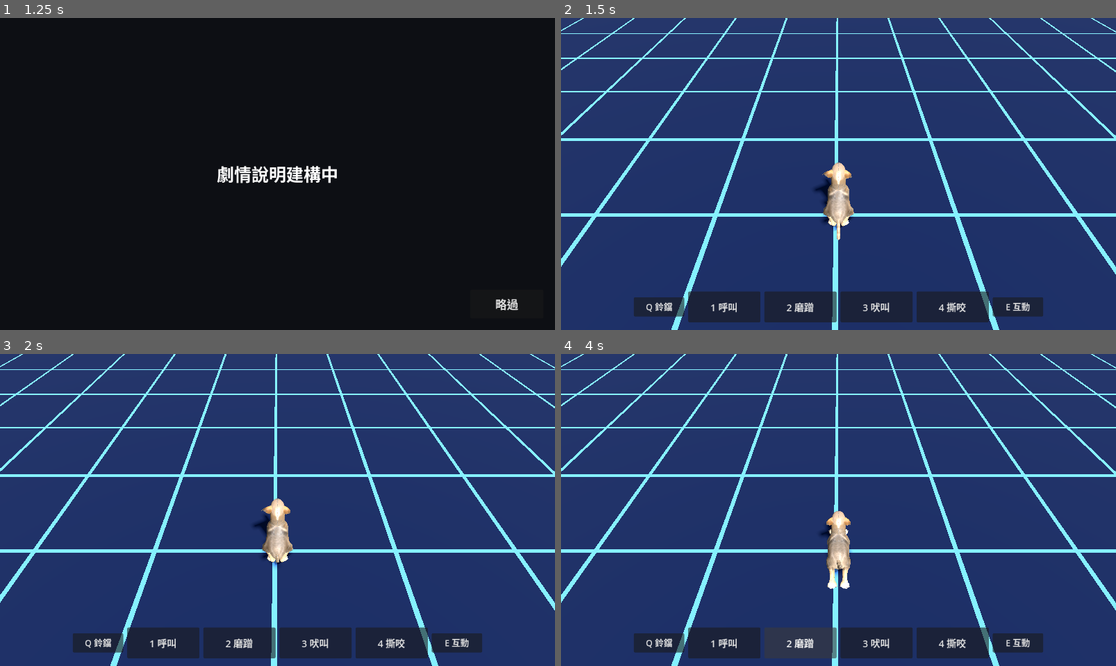
Above: before the commit, frames 1-4 (two rows, left to right).
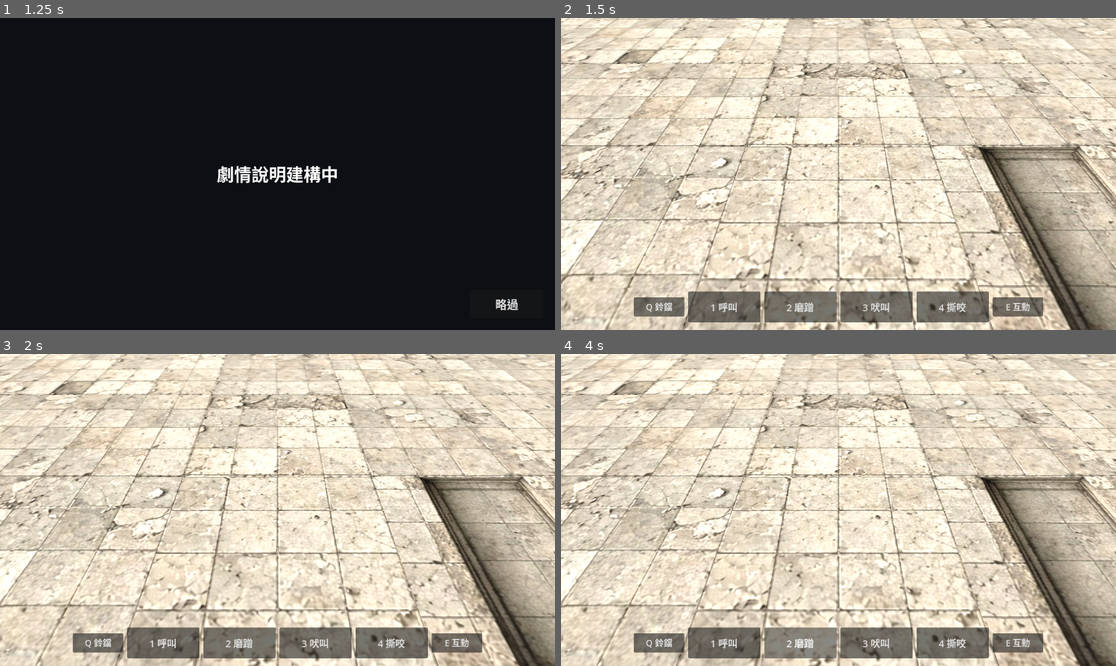
Above: after the commit, the same moments.

Repository: zakk628/Bell_demo_GrokBuild
Game: Godot game, scene res://Scene/Scene/title.tscn
Same seed, same stepped clock (60 frames per second), same inputs: the game is played once before the commit and once after it.
Inputs:
- Up to frame 1 (1.25 s): click "New" at 0.5 s
- Up to frame 2 (1.5 s): click "略過" at 1.25 s
- Up to frame 3 (2 s): no input
- Up to frame 4 (4 s): click "Q 鈴鐺" at 2 s; click "1 呼叫" at 2.75 s; click "2 磨蹭" at 3.5 s

Frame 1 is identical in both runs. In frame 2, 100% of the frame differs, in the area x 0-100%, y 0-100%; in frame 3, 100%; in frame 4, 100%.

Commit message:
Update assets

Diff:
--- a/GDScript/Character/test_unit.gd
+++ b/GDScript/Character/test_unit.gd
@@ -51,6 +51,10 @@
 	if friendliness >= 6:
 		return "親切"
 	return "平穩"
+
+
+func is_following() -> bool:
+	return mood_name() == "親切"
 
 
 func apply_friendship(amount: int) -> void:
--- /dev/null
+++ b/GDScript/Scene/cell_fog.gd
@@ -0,0 +1,166 @@
+extends Node3D
+## 格子迷霧。視野內無霧；走過的格子留下變暗、去飽和；沒走過全黑。看見不會寫入經過。
+
+enum State { CLEAR, EXPLORED, HIDDEN }
+
+const DOG_RADIUS := 9.0
+const FOLLOW_RADIUS := 5.0
+const BLACK_HEIGHT := 2.8
+const _Map := preload("res://GDScript/Scene/ruin_map.gd")
+
+var _map: _Map
+var _floors: Dictionary = {}
+var _explored: Dictionary = {}
+var _state: Dictionary = {}
+var _visual: Dictionary = {}
+var _black_mesh: BoxMesh
+var _dim_mesh: BoxMesh
+var _black_mat: StandardMaterial3D
+var _dim_mat: ShaderMaterial
+var _ready_done := false
+
+
+func _ready() -> void:
+	_map = get_parent() as _Map
+	_black_mesh = BoxMesh.new()
+	_black_mesh.size = Vector3(1, 1, 1)
+	_dim_mesh = BoxMesh.new()
+	_dim_mesh.size = Vector3(1, 1, 1)
+	_black_mat = StandardMaterial3D.new()
+	_black_mat.shading_mode = BaseMaterial3D.SHADING_MODE_UNSHADED
+	_black_mat.albedo_color = Color(0, 0, 0, 1)
+	_black_mat.cull_mode = BaseMaterial3D.CULL_DISABLED
+	_dim_mat = ShaderMaterial.new()
+	_dim_mat.shader = _dim_shader()
+	setup()
+
+
+func setup() -> void:
+	if _map == null or not _map.has_method("cell_center"):
+		return
+	for cell in _map.floor_cells:
+		_floors[cell] = true
+		if _visual.has(cell):
+			continue
+		var view := MeshInstance3D.new()
+		view.name = "Fog_%d_%d" % [cell.x, cell.y]
+		view.cast_shadow = GeometryInstance3D.SHADOW_CASTING_SETTING_OFF
+		view.gi_mode = GeometryInstance3D.GI_MODE_DISABLED
+		add_child(view)
+		_visual[cell] = view
+		_state[cell] = -1
+	_ready_done = true
+	_refresh()
+
+
+func state_of(cell: Vector2i) -> int:
+	return int(_state.get(cell, State.HIDDEN))
+
+
+func explored_keys() -> Array[Vector2i]:
+	var keys: Array[Vector2i] = []
+	for cell in _explored.keys():
+		keys.append(cell)
+	return keys
+
+
+func _physics_process(_delta: float) -> void:
+	if not _ready_done or Engine.time_scale == 0.0:
+		return
+	_refresh()
+
+
+func _refresh() -> void:
+	_mark_walked(_dog())
+	for unit in _followers():
+		_mark_walked(unit)
+	for cell in _floors.keys():
+		var next := State.HIDDEN
+		if _is_clear(cell):
+			next = State.CLEAR
+		elif _explored.has(cell):
+			next = State.EXPLORED
+		if int(_state.get(cell, -1)) == next:
+			continue
+		_state[cell] = next
+		_apply(cell, next)
+
+
+func _mark_walked(body: Node3D) -> void:
+	if body == null:
+		return
+	var cell: Vector2i = _map.world_to_cell(body.global_position)
+	if _floors.has(cell):
+		_explored[cell] = true
+
+
+func _is_clear(cell: Vector2i) -> bool:
+	var dog := _dog()
+	if dog != null and _within(cell, dog.global_position, DOG_RADIUS):
+		return true
+	for unit in _followers():
+		if _within(cell, unit.global_position, FOLLOW_RADIUS):
+			return true
+	return false
+
+
+func _within(cell: Vector2i, origin: Vector3, radius: float) -> bool:
+	var flat: Vector3 = _map.cell_center(cell) - origin
+	flat.y = 0.0
+	return flat.length() <= radius
+
+
+func _apply(cell: Vector2i, state: int) -> void:
+	var view := _visual[cell] as MeshInstance3D
+	var center: Vector3 = _map.cell_center(cell)
+	var foot := Vector2(_map.cell_size.x + 0.02, _map.cell_size.z + 0.02)
+	if state == State.CLEAR:
+		view.visible = false
+		return
+	view.visible = true
+	if state == State.EXPLORED:
+		view.mesh = _dim_mesh
+		view.material_override = _dim_mat
+		view.position = Vector3(center.x, 0.04, center.z)
+		view.scale = Vector3(foot.x, 0.04, foot.y)
+		return
+	view.mesh = _black_mesh
+	view.material_override = _black_mat
+	view.position = Vector3(center.x, 0.02 + BLACK_HEIGHT * 0.5, center.z)
+	view.scale = Vector3(foot.x, BLACK_HEIGHT, foot.y)
+
+
+func _dog() -> Node3D:
+	var scene := get_tree().current_scene
+	if scene == null:
+		scene = _map
+	if scene == null:
+		return null
+	return scene.find_child("dog_alex", true, false) as Node3D
+
+
+func _followers() -> Array[Node3D]:
+	var list: Array[Node3D] = []
+	var dog := _dog()
+	for node in get_tree().get_nodes_in_group("unit"):
+		if node == dog or not node is Node3D:
+			continue
+		if node.has_method("is_following") and bool(node.call("is_following")):
+			list.append(node)
+	return list
+
+
+func _dim_shader() -> Shader:
+	var shader := Shader.new()
+	shader.code = "shader_type spatial;
+render_mode unshaded, cull_disabled, depth_draw_never, shadows_disabled, ambient_light_disabled;
+uniform sampler2D screen_texture : hint_screen_texture, filter_linear;
+void fragment() {
+	vec3 screen = texture(screen_texture, SCREEN_UV).rgb;
+	float luma = dot(screen, vec3(0.299, 0.587, 0.114));
+	vec3 gray = vec3(luma);
+	ALBEDO = mix(gray, vec3(0.05, 0.045, 0.04), 0.35) * 0.42;
+	ALPHA = 1.0;
+}
+"
+	return shader
--- /dev/null
+++ b/GDScript/Scene/ruin_map.gd
@@ -0,0 +1,204 @@
+extends Node3D
+## 社區廢墟平面。35 個方塊進 GridMap，外框一圈牆，中央 16×16 可走。
+
+const FLOOR_SCENE := "res://Assets/Floor/export_floor_a.glb"
+const COLLISION_THICKNESS := 0.4
+const SEAM_OVERLAP := 0.02
+const INNER_MIN := -8
+const INNER_MAX := 7
+const CENTER_CELL := Vector2i(-1, -1)
+const FOLLOWER_CELL := Vector2i(3, -1)
+const WALL_BELOW := 0.4
+const WALL_TEXTURE := "res://Assets/Floor/export_floor_a_floor_A.jpg"
+
+var cell_size := Vector3(2, 2, 2)
+var floor_names: PackedStringArray = PackedStringArray()
+var floor_cells: Array[Vector2i] = []
+var frame_cells: Array[Vector2i] = []
+var used_type_count := 0
+var walk_surface_y := 0.0
+
+var _built := false
+var _floor_set: Dictionary = {}
+var grid: GridMap
+
+
+func _enter_tree() -> void:
+	if _built:
+		return
+	_built = true
+	grid = get_node("Floor") as GridMap
+	_build_library()
+	_paint_floors()
+	_build_frame()
+	_place_actors()
+
+
+func cell_center(cell: Vector2i) -> Vector3:
+	var local := grid.map_to_local(Vector3i(cell.x, 0, cell.y))
+	return grid.position + Vector3(local.x, walk_surface_y - grid.position.y, local.z)
+
+
+func world_to_cell(world_pos: Vector3) -> Vector2i:
+	var mapped := grid.local_to_map(world_pos - grid.position)
+	return Vector2i(mapped.x, mapped.z)
+
+
+func is_floor_cell(cell: Vector2i) -> bool:
+	return _floor_set.has(cell)
+
+
+func _build_library() -> void:
+	var packed := load(FLOOR_SCENE) as PackedScene
+	if packed == null:
+		push_error("找不到地板場景 %s" % FLOOR_SCENE)
+		return
+	var preview := packed.instantiate()
+	var pattern := RegEx.new()
+	pattern.compile("floor_A_(\\d+)")
+	var found: Array[Dictionary] = []
+	for node in preview.find_children("*", "MeshInstance3D", true, false):
+		var mesh_node := node as MeshInstance3D
+		if mesh_node.mesh == null:
+			continue
+		var match := pattern.search(mesh_node.name)
+		if match == null:
+			continue
+		var index := int(match.get_string(1))
+		var duplicated := false
+		for previous in found:
+			if int(previous.index) == index:
+				duplicated = true
+				break
+		if duplicated:
+			continue
+		found.append({
+			"index": index,
+			"mesh": mesh_node.mesh.duplicate(),
+			"name": "floor_A_%02d" % index,
+		})
+	preview.free()
+	found.sort_custom(func(a: Dictionary, b: Dictionary) -> bool: return int(a.index) < int(b.index))
+	if found.is_empty():
+		push_error("export_floor_a 裡沒有 floor_A 網格")
+		return
+
+	var first := found[0].mesh as Mesh
+	var bounds := first.get_aabb()
+	for entry in found:
+		var size := (entry.mesh as Mesh).get_aabb().size
+		if absf(size.x - bounds.size.x) > 0.02 or absf(size.z - bounds.size.z) > 0.02:
+			push_error("方塊 %s 的平面尺寸和其他不一致" % str(entry.name))
+	# 垂直格距用平面模數（約 2 m）。薄片本身只有約 0.2 m，碰撞另補到 0.4 m。
+	cell_size = Vector3(bounds.size.x, maxf(bounds.size.x, bounds.size.z), bounds.size.z)
+
+	var top_y := bounds.position.y + bounds.size.y
+	var shape := BoxShape3D.new()
+	shape.size = Vector3(bounds.size.x + SEAM_OVERLAP, COLLISION_THICKNESS, bounds.size.z + SEAM_OVERLAP)
+	var shape_origin := Vector3(bounds.get_center().x, top_y - COLLISION_THICKNESS * 0.5, bounds.get_center().z)
+	var shapes: Array = [shape, Transform3D(Basis.IDENTITY, shape_origin)]
+
+	var library := MeshLibrary.new()
+	floor_names = PackedStringArray()
+	for entry in found:
+		var id := int(entry.index) - 1
+		library.create_item(id)
+		library.set_item_name(id, str(entry.name))
+		library.set_item_mesh(id, entry.mesh)
+		library.set_item_shapes(id, shapes)
+		floor_names.append(str(entry.name))
+
+	grid.cell_size = cell_size
+	grid.cell_center_x = true
+	grid.cell_center_y = true
+	grid.cell_center_z = true
+	grid.mesh_library = library
+	var origin_local := grid.map_to_local(Vector3i.ZERO)
+	walk_surface_y = 0.0
+	grid.position = Vector3(0, -(origin_local.y + top_y), 0)
+
+
+func _paint_floors() -> void:
+	var used := {}
+	for x in range(INNER_MIN, INNER_MAX + 1):
+		for z in range(INNER_MIN, INNER_MAX + 1):
+			var cell := Vector2i(x, z)
+			var id := _item_for(cell)
+			grid.set_cell_item(Vector3i(x, 0, z), id)
+			floor_cells.append(cell)
+			_floor_set[cell] = true
+			used[id] = true
+	used_type_count = used.size()
+
+
+func _item_for(cell: Vector2i) -> int:
+	var u := cell.x - INNER_MIN
+	var v := cell.y - INNER_MIN
+	var count := maxi(floor_names.size(), 1)
+	return (2 * u + 3 * v) % count
+
+
+func _build_frame() -> void:
+	var outer_min := INNER_MIN - 1
+	var outer_max := INNER_MAX + 1
+	for x in range(outer_min, outer_max + 1):
+		for z in range(outer_min, outer_max + 1):
+			if x < INNER_MIN or x > INNER_MAX or z < INNER_MIN or z > INNER_MAX:
+				frame_cells.append(Vector2i(x, z))
+
+	var body := StaticBody3D.new()
+	body.name = "Frame"
+	var material := StandardMaterial3D.new()
+	material.albedo_color = Color(0.62, 0.6, 0.56)
+	material.roughness = 0.92
+	var texture := load(WALL_TEXTURE) as Texture2D
+	if texture != null:
+		material.albedo_texture = texture
+		material.uv1_scale = Vector3(0.35, 0.35, 1)
+	var box := BoxMesh.new()
+	box.size = Vector3.ONE
+	var multi := MultiMesh.new()
+	multi.transform_format = MultiMesh.TRANSFORM_3D
+	multi.mesh = box
+	multi.instance_count = frame_cells.size()
+	var visual := MultiMeshInstance3D.new()
+	visual.name = "Walls"
+	visual.material_override = material
+	visual.multimesh = multi
+	visual.cast_shadow = GeometryInstance3D.SHADOW_CASTING_SETTING_ON
+	body.add_child(visual)
+
+	var foot_x := cell_size.x + SEAM_OVERLAP
+	var foot_z := cell_size.z + SEAM_OVERLAP
+	for i in frame_cells.size():
+		var cell := frame_cells[i]
+		var center := cell_center(cell)
+		var rise := 1.35 + float(posmod(cell.x * 5 + cell.y * 3, 5)) * 0.14
+		var total := rise + WALL_BELOW
+		var mid_y := walk_surface_y - WALL_BELOW + total * 0.5
+		multi.set_instance_transform(i, Transform3D(
+			Basis.IDENTITY.scaled(Vector3(foot_x, total, foot_z)),
+			Vector3(center.x, mid_y, center.z)
+		))
+		var shape := BoxShape3D.new()
+		shape.size = Vector3(foot_x, total, foot_z)
+		var collision := CollisionShape3D.new()
+		collision.shape = shape
+		collision.position = Vector3(center.x, mid_y, center.z)
+		body.add_child(collision)
+	add_child(body)
+
+
+func _place_actors() -> void:
+	var dog := get_node_or_null("dog_alex") as Node3D
+	if dog != null:
+		var spawn := cell_center(CENTER_CELL)
+		dog.position = Vector3(spawn.x, walk_surface_y + 0.2, spawn.z)
+	var unit := get_node_or_null("test_unit") as Node3D
+	if unit != null:
+		var spot := cell_center(FOLLOWER_CELL)
+		unit.position = Vector3(spot.x, walk_surface_y + 0.05, spot.z)
+	var marker := get_node_or_null("ruin_01") as Node3D
+	if marker != null:
+		var mark_at := cell_center(Vector2i(0, 0))
+		marker.position = Vector3(mark_at.x, walk_surface_y + 0.5, mark_at.z)
--- a/GDScript/Scene/story.gd
+++ b/GDScript/Scene/story.gd
@@ -1,6 +1,6 @@
 extends Control
 
-const YARD_SCENE := "res://Scene/Scene/test_yard.tscn"
+const YARD_SCENE := "res://Scene/Scene/world.tscn"
 
 var _left := false
 
--- a/GDScript/UI/pause_menu.gd
+++ b/GDScript/UI/pause_menu.gd
@@ -1,6 +1,6 @@
 extends CanvasLayer
 
-const YARD_SCENE := "res://Scene/Scene/test_yard.tscn"
+const YARD_SCENE := "res://Scene/Scene/world.tscn"
 const TITLE_SCENE := "res://Scene/Scene/title.tscn"
 
 var _open := false
--- a/Scene/Character/dog_alex.tscn
+++ b/Scene/Character/dog_alex.tscn
@@ -4,21 +4,21 @@
 [ext_resource type="Script" uid="uid://dg03uhdj6hhmv" path="res://GDScript/Character/dog_alex.gd" id="2_alex"]
 [ext_resource type="Script" uid="uid://cyx3n35l7iavp" path="res://GDScript/Character/locomotion_anim.gd" id="3_loco"]
 [ext_resource type="Script" uid="uid://llg7r8iff6ui" path="res://GDScript/Character/action_controller.gd" id="4_act"]
-[ext_resource type="Script" path="res://GDScript/Character/scan_controller.gd" id="5_scan"]
+[ext_resource type="Script" uid="uid://chc84bld5gxop" path="res://GDScript/Character/scan_controller.gd" id="5_scan"]
 
-[sub_resource type="BoxShape3D" id="BoxShape3D_3klvo"]
-size = Vector3(2, 4, 5)
+[sub_resource type="CylinderShape3D" id="CylinderShape3D_br5ut"]
+height = 0.4
+radius = 0.3
 
 [node name="dog_alex" type="CharacterBody3D" unique_id=1683209032]
-transform = Transform3D(0.1, 0, 0, 0, 0.1, 0, 0, 0, 0.1, 0, 0, 0)
 script = ExtResource("2_alex")
 
 [node name="dog_alex_base" parent="." unique_id=834532284 instance=ExtResource("1_rf8u2")]
-transform = Transform3D(-1, 0, -8.742278e-08, 0, 1, 0, 8.742278e-08, 0, -1, 0, 0, 0)
+transform = Transform3D(-0.1, 0, -1.509958e-08, 0, 0.1, 0, 1.509958e-08, 0, -0.1, 0, 0, 0)
 
 [node name="CollisionShape3D" type="CollisionShape3D" parent="." unique_id=67684639]
-transform = Transform3D(1, 0, 0, 0, 1, 0, 0, 0, 1, 0, 2, 0)
-shape = SubResource("BoxShape3D_3klvo")
+transform = Transform3D(1, 0, 0, 0, 1, 0, 0, 0, 1, 0, 0.2, 0)
+shape = SubResource("CylinderShape3D_br5ut")
 
 [node name="CameraRig" type="Node3D" parent="." unique_id=2029923175]
 
--- /dev/null
+++ b/Scene/Character/standardman_panties.tscn
@@ -0,0 +1,16 @@
+[gd_scene format=3 uid="uid://dw57eix7okg1j"]
+
+[ext_resource type="PackedScene" uid="uid://dssn54q7o0ul2" path="res://Scene/Character/standardman_panties_base.tscn" id="1_1k1ps"]
+
+[sub_resource type="CylinderShape3D" id="CylinderShape3D_1k1ps"]
+height = 1.8
+radius = 0.35
+
+[node name="standardman_panties" type="CharacterBody3D" unique_id=1106661385]
+
+[node name="standardman_panties" parent="." unique_id=1412880778 instance=ExtResource("1_1k1ps")]
+transform = Transform3D(0.1, 0, 0, 0, 0.1, 0, 0, 0, 0.1, 0, 0, 0)
+
+[node name="CollisionShape3D" type="CollisionShape3D" parent="." unique_id=670754157]
+transform = Transform3D(1, 0, 0, 0, 1, 0, 0, 0, 1, 0, 0.9, 0)
+shape = SubResource("CylinderShape3D_1k1ps")
--- /dev/null
+++ b/Scene/Character/standardman_panties_base.tscn
@@ -0,0 +1,5 @@
+[gd_scene format=3 uid="uid://dssn54q7o0ul2"]
+
+[ext_resource type="PackedScene" uid="uid://dx28wgsg4uqrg" path="res://Assets/Human/standardman_panties.glb" id="1_nuhwh"]
+
+[node name="standardman_panties" unique_id=1412880778 instance=ExtResource("1_nuhwh")]
--- a/Scene/Scene/world.tscn
+++ b/Scene/Scene/world.tscn
@@ -1,3 +1,114 @@
-[gd_scene format=3 uid="uid://b0b6aq5jifghh"]
+[gd_scene format=3 uid="uid://c4ruinworld0a"]
 
-[node name="Node3D" type="Node3D" unique_id=247017161]
+[ext_resource type="Script" path="res://GDScript/Scene/ruin_map.gd" id="1_map"]
+[ext_resource type="Script" path="res://GDScript/Scene/cell_fog.gd" id="2_fog"]
+[ext_resource type="PackedScene" uid="uid://da2shie1q1wm3" path="res://Scene/Character/dog_alex.tscn" id="3_dog"]
+[ext_resource type="PackedScene" uid="uid://j78dup2jypem" path="res://Scene/Character/test_unit.tscn" id="4_unit"]
+[ext_resource type="PackedScene" uid="uid://ccheckpoint8" path="res://Scene/Scene/checkpoint.tscn" id="5_cp"]
+
+[sub_resource type="Environment" id="Environment_ruin"]
+background_mode = 1
+background_color = Color(0.56, 0.6, 0.64, 1)
+ambient_light_source = 2
+ambient_light_color = Color(0.72, 0.72, 0.7, 1)
+ambient_light_energy = 0.85
+
+[node name="World" type="Node3D"]
+script = ExtResource("1_map")
+
+[node name="WorldEnvironment" type="WorldEnvironment" parent="."]
+environment = SubResource("Environment_ruin")
+
+[node name="Sun" type="DirectionalLight3D" parent="."]
+transform = Transform3D(0.8660254, -0.40957603, 0.28678823, 0, 0.57357645, 0.81915206, -0.5, -0.7094065, 0.49673176, 0, 0, 0)
+light_energy = 1.15
+shadow_enabled = true
+
+[node name="Floor" type="GridMap" parent="." groups=["ground"]]
+cell_size = Vector3(2, 2, 2)
+
+[node name="CellFog" type="Node3D" parent="."]
+script = ExtResource("2_fog")
+
+[node name="dog_alex" parent="." instance=ExtResource("3_dog")]
+transform = Transform3D(0.1, 0, 0, 0, 0.1, 0, 0, 0, 0.1, -1, 0.2, -1)
+
+[node name="test_unit" parent="." instance=ExtResource("4_unit")]
+transform = Transform3D(1, 0, 0, 0, 1, 0, 0, 0, 1, 7, 0.05, -1)
+
+[node name="ruin_01" parent="." instance=ExtResource("5_cp")]
+transform = Transform3D(1, 0, 0, 0, 1, 0, 0, 0, 1, 1.5, 0.5, 0.4)
+checkpoint_id = "ruin_01"
+
+[node name="HUD" type="CanvasLayer" parent="."]
+
+[node name="Selection" type="Label" parent="HUD" groups=["selection_label"]]
+anchors_preset = 12
+anchor_top = 1.0
+anchor_right = 1.0
+anchor_bottom = 1.0
+offset_left = 40.0
+offset_top = -176.0
+offset_right = -40.0
+offset_bottom = -88.0
+grow_vertical = 0
+theme_override_font_sizes/font_size = 20
+horizontal_alignment = 1
+
+[node name="Bar" type="HBoxContainer" parent="HUD"]
+anchors_preset = 12
+anchor_top = 1.0
+anchor_right = 1.0
+anchor_bottom = 1.0
+offset_left = 24.0
+offset_top = -80.0
+offset_right = -24.0
+offset_bottom = -16.0
+grow_vertical = 0
+theme_override_constants/separation = 8
+alignment = 1
+
+[node name="Q" type="Button" parent="HUD/Bar"]
+custom_minimum_size = Vector2(105, 40)
+layout_mode = 2
+size_flags_vertical = 4
+theme_override_font_sizes/font_size = 18
+text = "Q 鈴鐺"
+
+[node name="Call" type="Button" parent="HUD/Bar"]
+custom_minimum_size = Vector2(150, 56)
+layout_mode = 2
+theme_override_font_sizes/font_size = 20
+text = "1 呼叫"
+
+[node name="Nuzzle" type="Button" parent="HUD/Bar"]
+custom_minimum_size = Vector2(150, 56)
+layout_mode = 2
+theme_override_font_sizes/font_size = 20
+text = "2 磨蹭"
+
+[node name="Bark" type="Button" parent="HUD/Bar"]
+custom_minimum_size = Vector2(150, 56)
+layout_mode = 2
+theme_override_font_sizes/font_size = 20
+text = "3 吠叫"
+
+[node name="Bite" type="Button" parent="HUD/Bar"]
+custom_minimum_size = Vector2(150, 56)
+layout_mode = 2
+theme_override_font_sizes/font_size = 20
+text = "4 撕咬"
+
+[node name="E" type="Button" parent="HUD/Bar"]
+custom_minimum_size = Vector2(105, 40)
+layout_mode = 2
+size_flags_vertical = 4
+theme_override_font_sizes/font_size = 18
+text = "E 互動"
+
+[connection signal="pressed" from="HUD/Bar/Q" to="dog_alex/ActionController" method="request" binds= ["Q"]]
+[connection signal="pressed" from="HUD/Bar/Call" to="dog_alex/ActionController" method="request" binds= [1]]
+[connection signal="pressed" from="HUD/Bar/Nuzzle" to="dog_alex/ActionController" method="request" binds= [2]]
+[connection signal="pressed" from="HUD/Bar/Bark" to="dog_alex/ActionController" method="request" binds= [3]]
+[connection signal="pressed" from="HUD/Bar/Bite" to="dog_alex/ActionController" method="request" binds= [4]]
+[connection signal="pressed" from="HUD/Bar/E" to="dog_alex/ActionController" method="request" binds= ["E"]]
--- a/project.godot
+++ b/project.godot
@@ -20,14 +20,6 @@
 PauseMenu="*res://Scene/Scene/ui_pause.tscn"
 SaveGame="*res://GDScript/Save/save_game.gd"
 SaveUI="*res://Scene/Scene/ui_save.tscn"
-
-[physics]
-
-3d/physics_engine="Jolt Physics"
-
-[rendering]
-
-rendering_device/driver.windows="d3d12"
 
 [input]
 
@@ -61,3 +53,11 @@
 "events": [Object(InputEventKey,"resource_local_to_scene":false,"resource_name":"","device":-1,"window_id":0,"alt_press …(195 unchanged characters)…
 ]
 }
+
+[physics]
+
+3d/physics_engine="Jolt Physics"
+
+[rendering]
+
+rendering_device/driver.windows="d3d12"
Binary file added: Assets/Floor/export_floor_a.glb
Not shown, added: Assets/Floor/export_floor_a.glb.import
Binary file added: Assets/Floor/export_floor_a_floor_A.jpg
Not shown, added: Assets/Floor/export_floor_a_floor_A.jpg.import
Not shown, added: Assets/Human/standardman_panties.glb.import
Binary file added: Assets/Human/standardman_panties_stadard_man_body_v02.png
Not shown, added: Assets/Human/standardman_panties_stadard_man_body_v02.png.import
Binary file added: Assets/Human/standardman_panties_stadard_man_body_v02_normal.png
Not shown, added: Assets/Human/standardman_panties_stadard_man_body_v02_normal.png.import
Binary file added: Assets/Human/standardman_panties_standard_man_eyeball.png
Not shown, added: Assets/Human/standardman_panties_standard_man_eyeball.png.import
Binary file added: Assets/Human/standardman_panties_standard_man_face.png
(and 7 more such lines)
